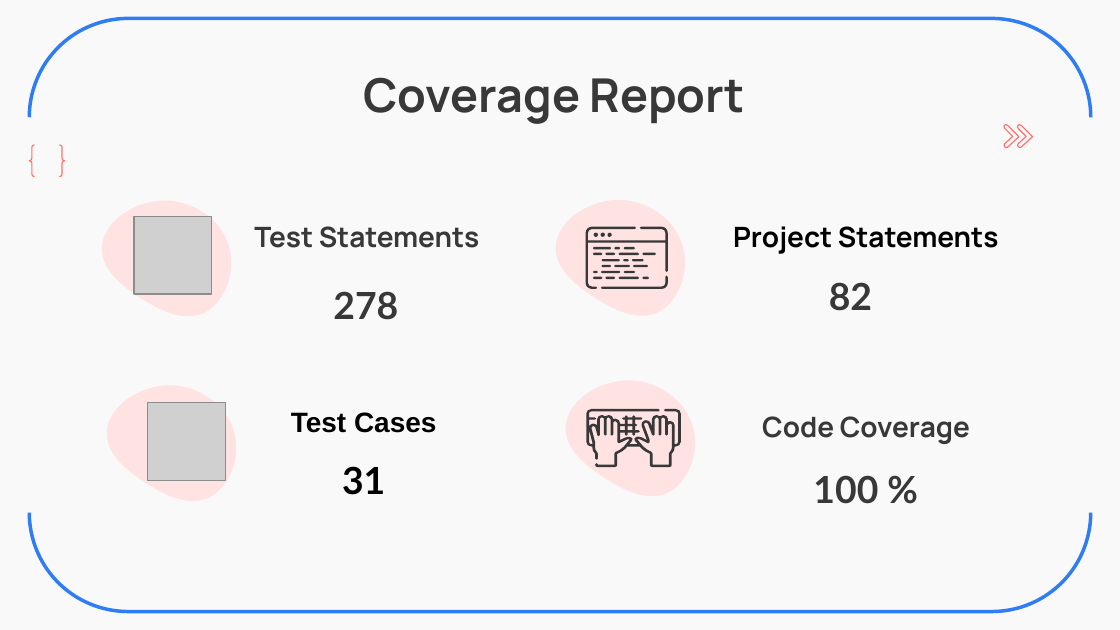
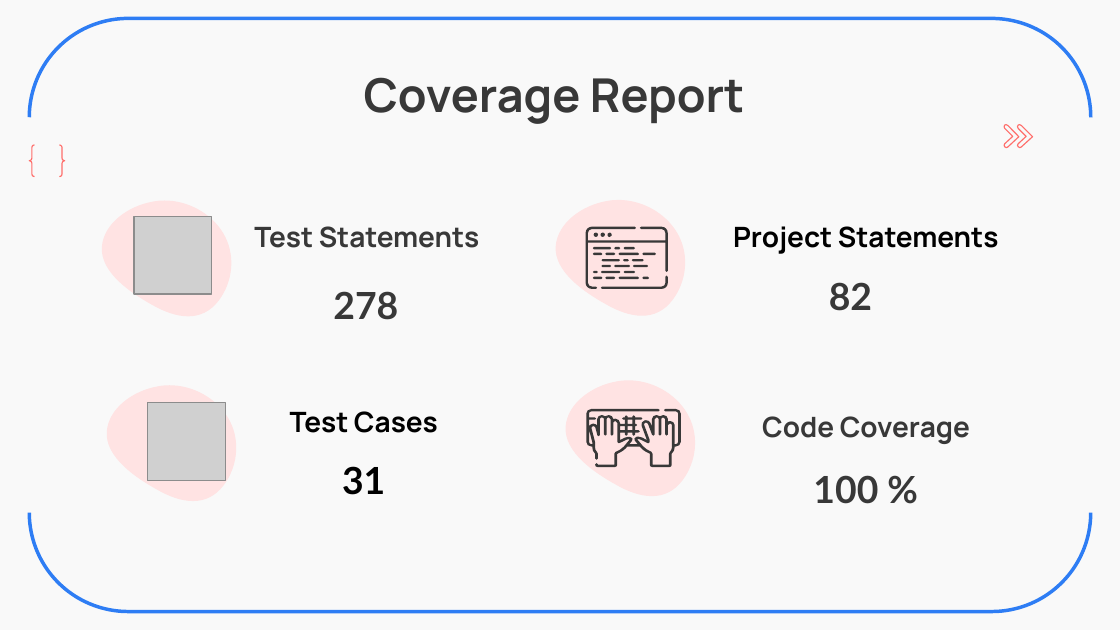
Before and after one commit to ZavierHuang/RESTFUL-API-DESIGN, a slide deck: slide 15 of 黃昱叡_SW2_Backend_Practice.pptx. Drawn at 1120x630 pixels with LibreOffice and Linux fonts; fonts in the diff are those of the drawing; grey boxes stand for pictures. Boxes give left, top, right and bottom in pixels: in the first picture for what was removed or moved away, otherwise in the second. Text is boxed around its words. In the diff, an @@ line names an element or a change of style, - is before the commit and + after.

Commit message:
Update PPT

```diff
--- a/黃昱叡_SW2_Backend_Practice.pptx
+++ b/黃昱叡_SW2_Backend_Practice.pptx
@@ text "Test Cases" at bbox=[290, 411, 438, 433]: font Arial to Manrope @@
```
